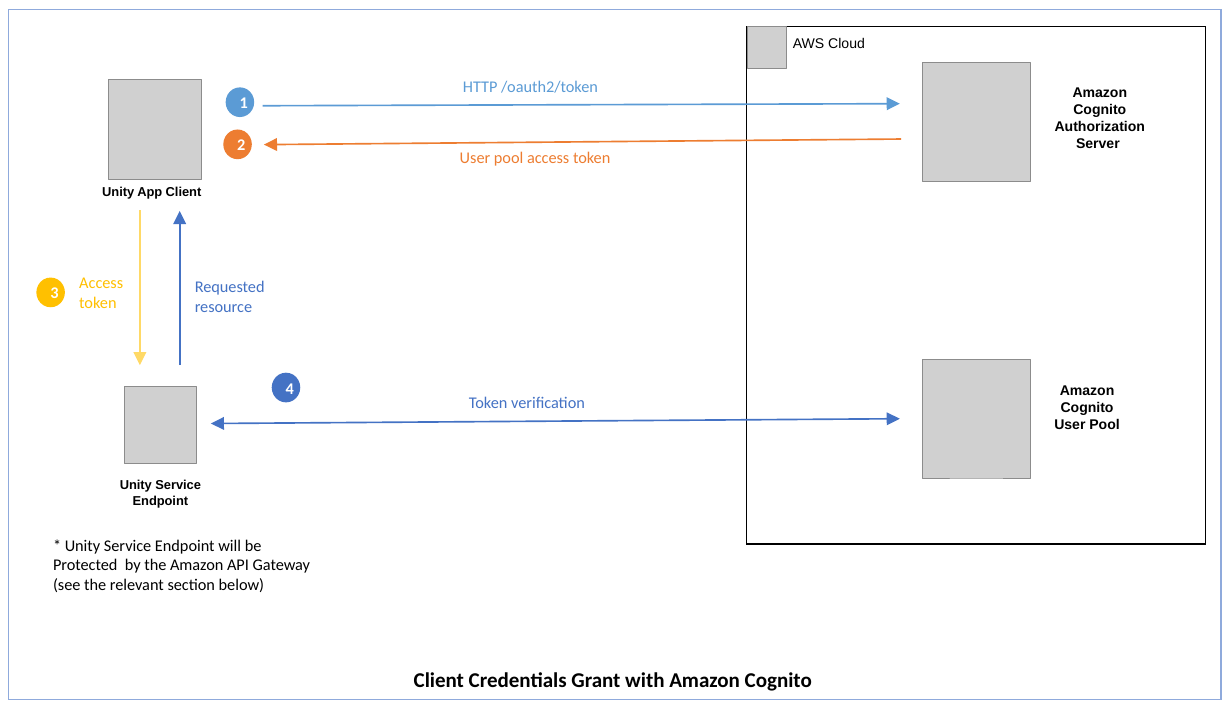
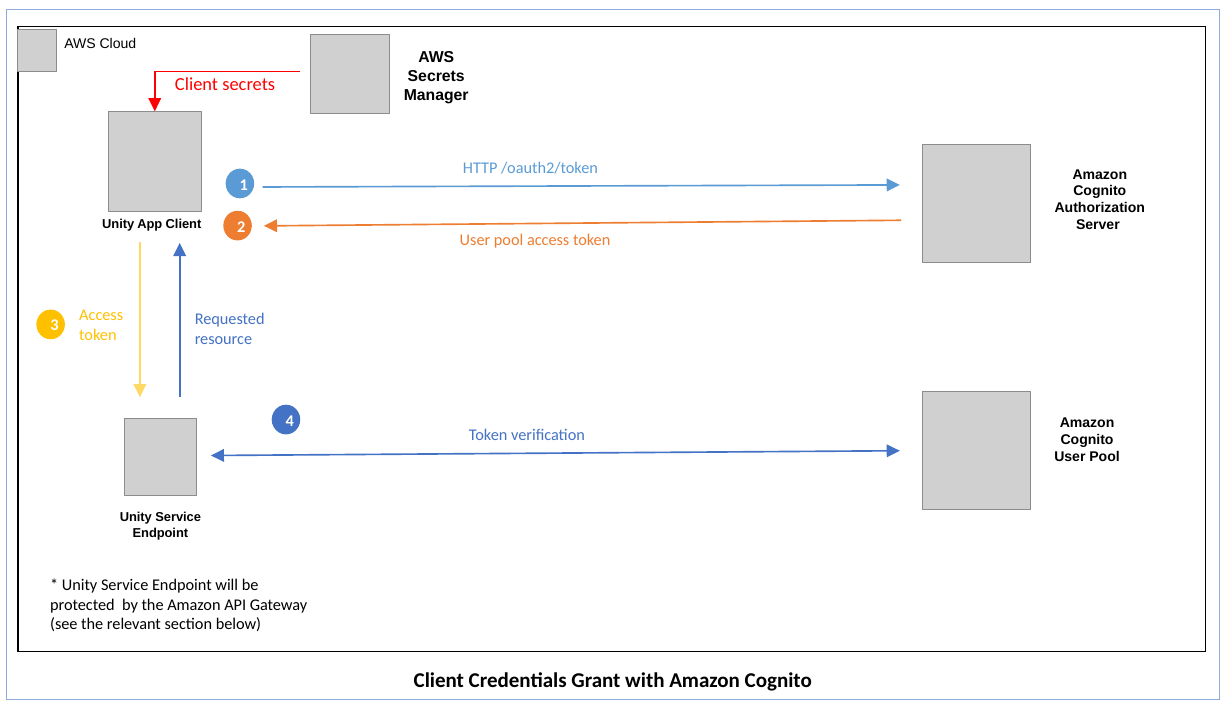
Before and after one commit to unity-sds/unity-cs-security, a slide deck: slide 2 of images/security-drawings.pptx. Drawn at 1232x711 pixels with LibreOffice and Linux fonts; fonts in the diff are those of the drawing; grey boxes stand for pictures. Boxes give left, top, right and bottom in pixels: in the first picture for what was removed or moved away, otherwise in the second. Text is boxed around its words. In the diff, an @@ line names an element or a change of style, - is before the commit and + after.

Commit message:
Update images of Unity security guidelines document
Refer to the task unity-sds/unity-cs#36

```diff
--- a/images/security-drawings.pptx
+++ b/images/security-drawings.pptx
@@ picture: place and size @@
-picture at [747,27,786,68]
+picture at [17,29,56,71]
@@ rectangle "AWS Cloud": place and size @@
-rectangle "AWS Cloud" at [747,27,1205,544]
+rectangle "AWS Cloud" at [18,27,1205,651]
@@ picture added at [310,35,389,114] @@
@@ text added at [404,51,469,104], 12 pt, text #000000, bold @@
+AWS Secrets Manager
@@ elbow arrow added from (299, 72) to (154, 111), #FF0000 1.25 pt @@
@@ text added at [175,77,275,90], 14 pt, text #FF0000 @@
+Client secrets
@@ 3 texts, 2 ellipses, 2 arrows, 1 picture: place and size @@
-3 texts, 2 ellipses, 2 arrows, 1 picture at [224,63,1145,181]
+3 texts, 2 ellipses, 2 arrows, 1 picture at [224,144,1145,263]
@@ arrow moved from (140, 210) - (140, 365) to (140, 243) - (140, 397) @@
@@ 6 texts, 3 pictures, 1 ellipse, 1 double arrow, 1 arrow: place and size @@
-6 texts, 3 pictures, 1 ellipse, 1 double arrow, 1 arrow at [37,80,1119,507]
+6 texts, 3 pictures, 1 ellipse, 1 double arrow, 1 arrow at [37,111,1119,539]
@@ ellipse "4": place and size @@
-ellipse "4" at [272,373,299,402]
+ellipse "4" at [272,406,299,434]
@@ text at [50,578,307,631]: text changed @@
-* Unity Service Endpoint will be Protected by the Amazon API Gateway (see the relevant section below)
+* Unity Service Endpoint will be protected by the Amazon API Gateway (see the relevant section below)
```
Also in this commit, not shown: 2 other slides changed, 2 other files.
